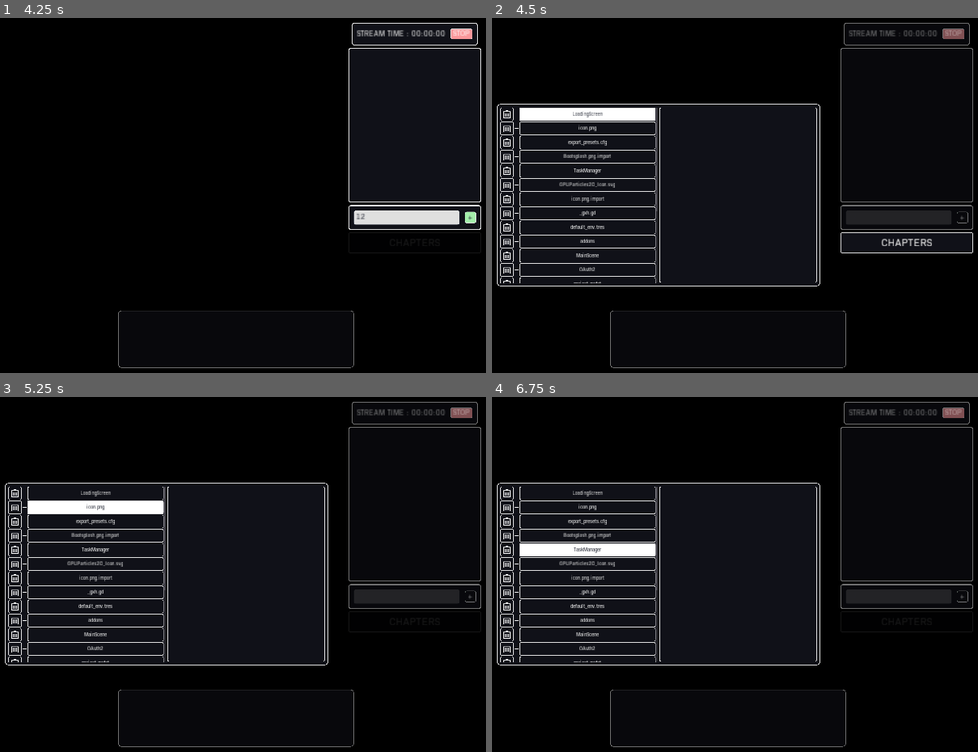
Above: before the commit, frames 1-4 (two rows, left to right).
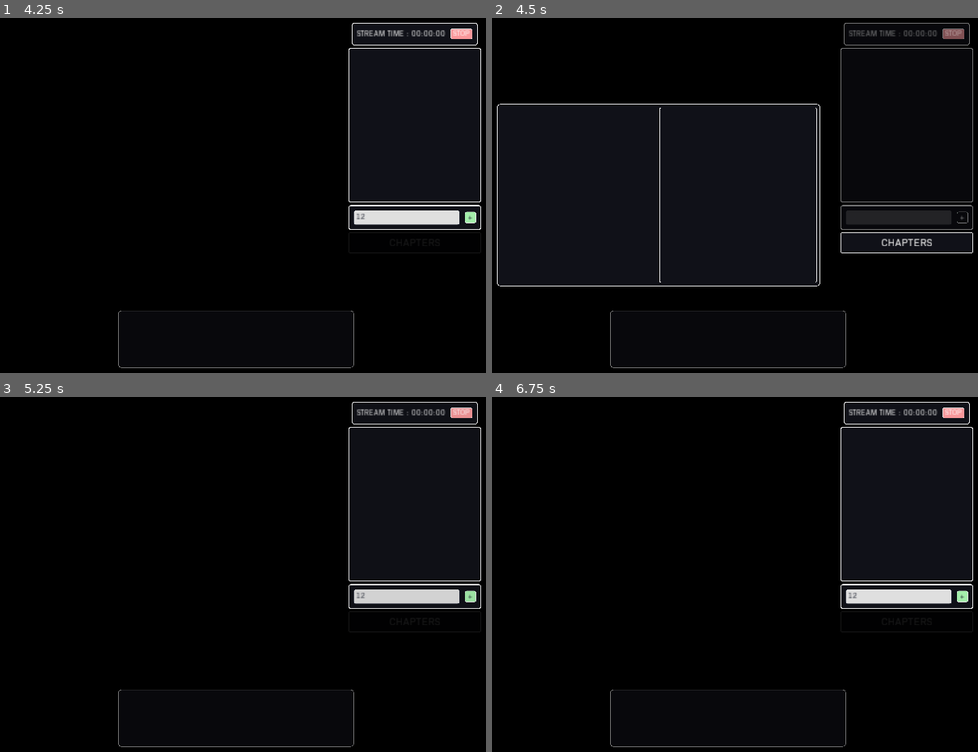
Above: after the commit, the same moments.

Repository: ACB-prgm/LiveStreamGamez.nosync
Game: Godot game, scene res://MainScene/Main.tscn
The game is run twice, just before and just after one commit, with the same random seed, the same clock (stepped at 60 frames per second) and the same inputs.
Inputs (mouse positions are in pixels of both pictures, inside the frame that each line leads up to):
- Up to frame 1 (4.25 s): click (408, 216) at 0.52 s; type "12" at 0.6 s; click "START" at 1.25 s; click "STOP" at 2 s; click "START" at 2.75 s; click "+" at 3.5 s
- Up to frame 2 (4.5 s): click "CHAPTERS" at 4.25 s
- Up to frame 3 (5.25 s): click "icon.png" (after the commit: "+") at 5 s
- Up to frame 4 (6.75 s): click "Bootsplash.png.import" (after the commit: "+") at 5.75 s; click "TaskManager" (after the commit: "+") at 6.5 s

Frame 1 is identical in both runs. In frame 2, 3.1% of the frame differs, in the area x 1-35%, y 25-75%; in frame 3, 5.7%; in frame 4, 5.8%, in the area x 0-100%, y 1-76%.
Error in both runs: Invalid call. Nonexistent function 'get' in base 'Nil'. (res://OAuth2_Test/OAuth2_Test.gd:125)

Commit message:
bug fixes

Diff:
--- a/ProjectFiles/MainScene/Main.tscn
+++ b/ProjectFiles/MainScene/Main.tscn
@@ -5,6 +5,12 @@
 [ext_resource path="res://TaskManager/Flat-it - BioSans-Regular.otf" type="DynamicFontData" id=3]
 [ext_resource path="res://TaskManager/ChapterSelector/LiveStreamChapters.tscn" type="PackedScene" id=4]
 [ext_resource path="res://ChatXP/LiveChat/ChatManager.tscn" type="PackedScene" id=5]
+
+[sub_resource type="DynamicFont" id=4]
+size = 64
+use_mipmaps = true
+use_filter = true
+font_data = ExtResource( 3 )
 
 [sub_resource type="StyleBoxFlat" id=1]
 content_margin_left = 20.0
@@ -25,12 +31,6 @@
 [sub_resource type="StyleBoxEmpty" id=2]
 
 [sub_resource type="StyleBoxEmpty" id=3]
-
-[sub_resource type="DynamicFont" id=4]
-size = 64
-use_mipmaps = true
-use_filter = true
-font_data = ExtResource( 3 )
 
 [node name="Main" type="Control"]
 anchor_right = 1.0
--- a/ProjectFiles/TaskManager/ChapterSelector/LiveStreamChapters.gd
+++ b/ProjectFiles/TaskManager/ChapterSelector/LiveStreamChapters.gd
@@ -20,7 +20,7 @@
 	refresh_display()
 
 
-func _on_fileButton_pressed(file_name):
+func _on_fileButton_pressed(file_name=null):
 	var chapters_text = ""
 
 	if file_name:
@@ -29,8 +29,10 @@
 				file.set_pressed(false)
 
 		var path = SAVE_DIR + file_name
-		for chapter in load_file(path):
-			chapters_text += "%s %s\n" % [get_timestring_from_secs(chapter["start_time"]), chapter["name"]]
+		var data = load_file(path)
+		if data:
+			for chapter in load_file(path):
+				chapters_text += "%s %s\n" % [get_timestring_from_secs(chapter["start_time"]), chapter["name"]]
 
 	chaptersDisplay.text = chapters_text
 
@@ -75,7 +77,11 @@
 
 func get_files_in_directory(path):
 	var files = []
-	var dir = Directory.new()
+	var dir := Directory.new()
+
+	if !dir.dir_exists(path):
+		return files
+
 	dir.open(path)
 	dir.list_dir_begin()
 
@@ -100,7 +106,7 @@
 			data = file.get_var()
 			file.close()
 		else:
-			print("ERROR LOADING FILE : %s" % error)
+			push_error("ERROR LOADING FILE : %s" % error)
 	return data
 
 
--- a/ProjectFiles/TaskManager/ChapterSelector/LiveStreamChapters.tscn
+++ b/ProjectFiles/TaskManager/ChapterSelector/LiveStreamChapters.tscn
@@ -6,13 +6,13 @@
 [ext_resource path="res://TaskManager/TMFont.tres" type="DynamicFont" id=4]
 [ext_resource path="res://TaskManager/OutlineWithFill.tres" type="StyleBox" id=5]
 
+[sub_resource type="DynamicFont" id=3]
+size = 48
+font_data = ExtResource( 2 )
+
 [sub_resource type="StyleBoxEmpty" id=1]
 
 [sub_resource type="StyleBoxEmpty" id=2]
-
-[sub_resource type="DynamicFont" id=3]
-size = 48
-font_data = ExtResource( 2 )
 
 [sub_resource type="StyleBoxEmpty" id=4]
 
@@ -72,7 +72,7 @@
 Button/colors/font_color_hover = Color( 0.12549, 0.141176, 0.192157, 1 )
 Button/colors/font_color_pressed = Color( 1, 1, 1, 1 )
 Button/constants/hseparation = 2
-Button/fonts/font = null
+Button/fonts/font = ExtResource( 4 )
 Button/styles/disabled = SubResource( 4 )
 Button/styles/focus = SubResource( 5 )
 Button/styles/hover = SubResource( 6 )
@@ -86,7 +86,7 @@
 WindowDialog/constants/close_v_ofs = 18
 WindowDialog/constants/scaleborder_size = 5
 WindowDialog/constants/title_height = 50
-WindowDialog/fonts/title_font = null
+WindowDialog/fonts/title_font = ExtResource( 4 )
 WindowDialog/icons/close = null
 WindowDialog/icons/close_highlight = null
 WindowDialog/styles/panel = SubResource( 9 )
@@ -138,12 +138,12 @@
 margin_bottom = 1040.0
 size_flags_horizontal = 3
 size_flags_vertical = 3
+custom_colors/font_color_readonly = Color( 1, 1, 1, 1 )
+custom_fonts/font = SubResource( 3 )
 custom_styles/read_only = ExtResource( 3 )
 custom_styles/focus = SubResource( 1 )
 custom_styles/normal = ExtResource( 3 )
 custom_styles/completion = SubResource( 2 )
-custom_fonts/font = SubResource( 3 )
-custom_colors/font_color_readonly = Color( 1, 1, 1, 1 )
 text = "00:00:00 Intro"
 readonly = true
 
Not shown, changed: ProjectFiles/Bootsplash.png.import
Not shown, changed: ProjectFiles/GPUParticles2D_Icon.svg.import
Not shown: 1 places in ProjectFiles/MainScene/Main.tscn that only renumber resources
Not shown, changed: ProjectFiles/TaskManager/ChapterSelector/DeleteIcon.svg.import
Not shown, changed: ProjectFiles/icon.png.import
